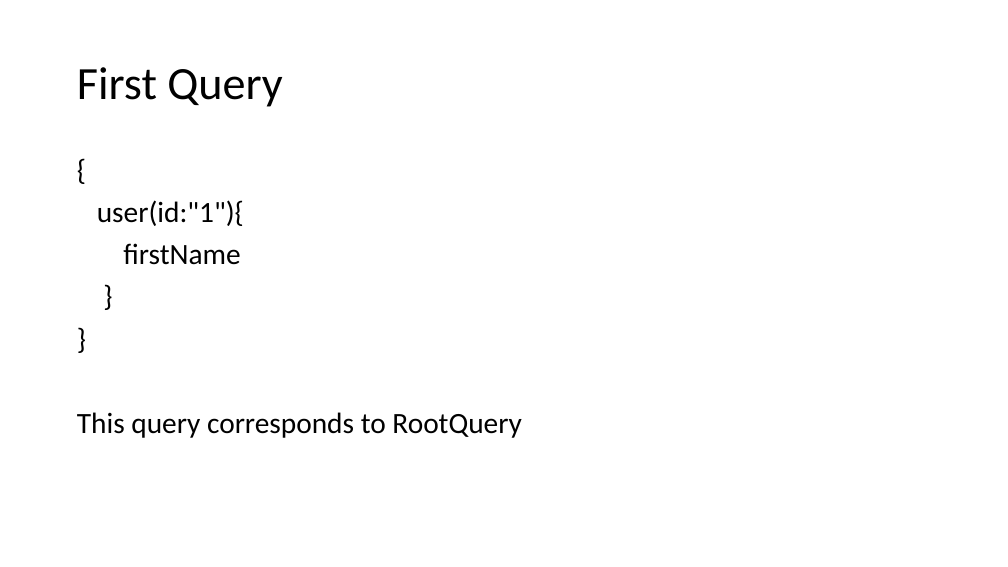
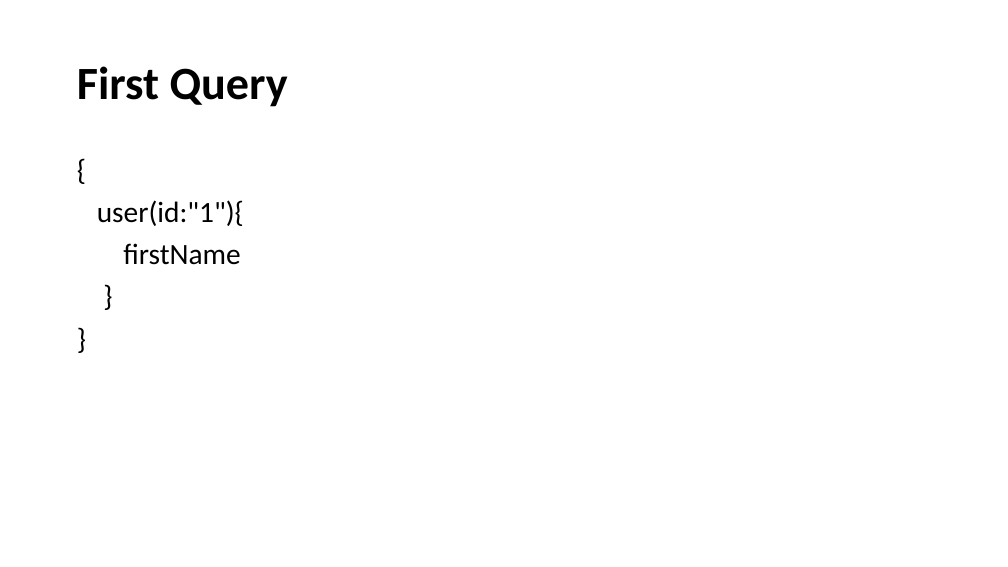
Before and after one commit to arunprabug/graphql-demo, a slide deck: slide 27 of GraphQL-Introduction.pptx (slide 26 before the commit). Drawn at 1008x567 pixels with LibreOffice and Linux fonts; fonts in the diff are those of the drawing. Boxes give left, top, right and bottom in pixels: in the first picture for what was removed or moved away, otherwise in the second. Text is boxed around its words. In the diff, an @@ line names an element or a change of style, - is before the commit and + after.

```diff
--- a/GraphQL-Introduction.pptx
+++ b/GraphQL-Introduction.pptx
@@ title "First Query" at [77,66,288,107]: bold on @@
@@ text at [77,412,521,438]: paragraph removed @@
-This query corresponds to RootQuery
```
Also in this commit, not shown: 20 other slides changed, 23 slides added, 1 slide removed.
